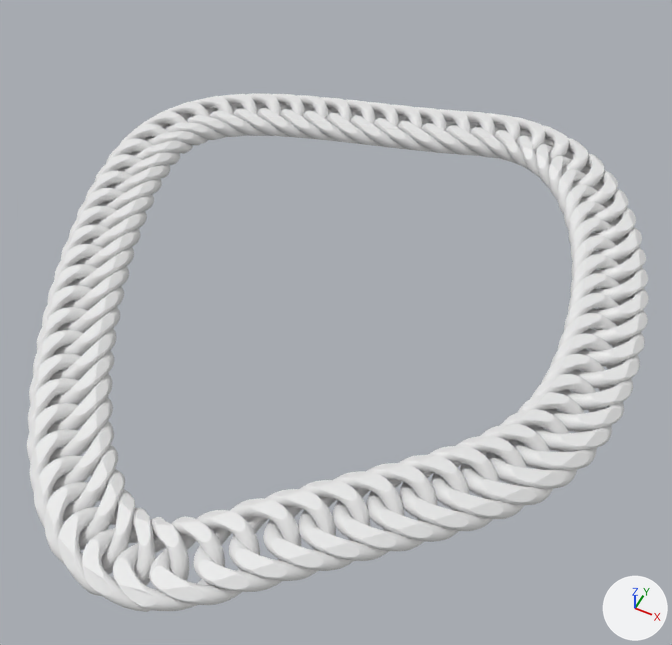
The Blender file semestr-5/Blender/cep.blend as it was, and as the next commit left it.
Camera for both pictures: a 50 mm lens placed at (9.1, -21.8, 24.6), pointed at (-0.8, -1.9, -0.2). Lighting does not change. The marker at lower right points along +X, +Y and +Z. The first picture is the older version.

Names of what the first picture shows: 'BézierCircle'.
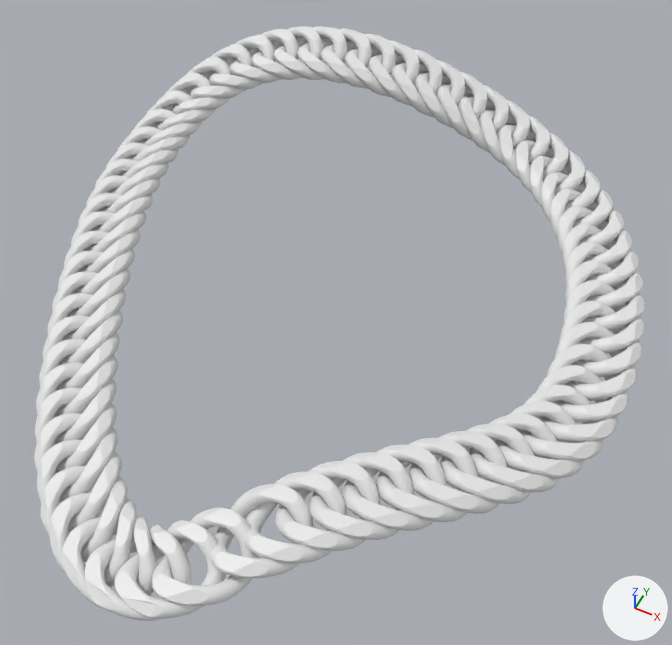
Location of each change, (x1, y1, x2, y2) in pixels of the pictures (672 x 645 px):
```json
{"object": "BézierCircle", "change": "reshaped", "before": [27, 94, 649, 612], "after": [34, 26, 645, 621], "on screen": "15% taller"}
```

The change, as JSON lines over the scene's bpy script:
```json
{"block": "cu_béziercircle_008", "where": "_sp = cu_béziercircle_008.splines.new('BEZIER'); _sp.bezier_points.add(3)"}
{"op": "remove", "block": "cu_béziercircle_008", "code": "_sp.bezier_points.foreach_set('co', [-1.509, 0.31, 0.0, 0.0, 1.308, 0.0, 1.0, 0.0, 0.0, 0.0, -1.486, 0.0])"}
{"op": "remove", "block": "cu_béziercircle_008", "code": "_sp.bezier_points.foreach_set('handle_left', [-1.399, -0.388, 0.0, -0.749, 1.018, 0.0, 0.981, 0.642, 0.0, 0.696, -0.869, 0.146])"}
{"op": "remove", "block": "cu_béziercircle_008", "code": "_sp.bezier_points.foreach_set('handle_right', [-1.619, 1.015, 0.0, 0.621, 1.548, 0.0, 1.021, -0.699, 0.0, -0.611, -2.027, -0.129])"}
{"op": "add", "block": "cu_béziercircle_008", "code": "_sp.bezier_points.foreach_set('co', [-1.509, 0.31, 0.0, -0.144, 1.253, 0.211, 1.0, 0.0, 0.0, 0.0, -1.486, 0.0])"}
{"op": "add", "block": "cu_béziercircle_008", "code": "_sp.bezier_points.foreach_set('handle_left', [-1.399, -0.388, 0.0, -1.162, 1.149, 0.608, 0.953, 0.664, 0.0523, 0.549, -0.83, 0.236])"}
{"op": "add", "block": "cu_béziercircle_008", "code": "_sp.bezier_points.foreach_set('handle_right', [-1.619, 1.015, 0.0, 0.552, 1.324, -0.0611, 1.049, -0.695, -0.0548, -0.512, -2.096, -0.22])"}
```
